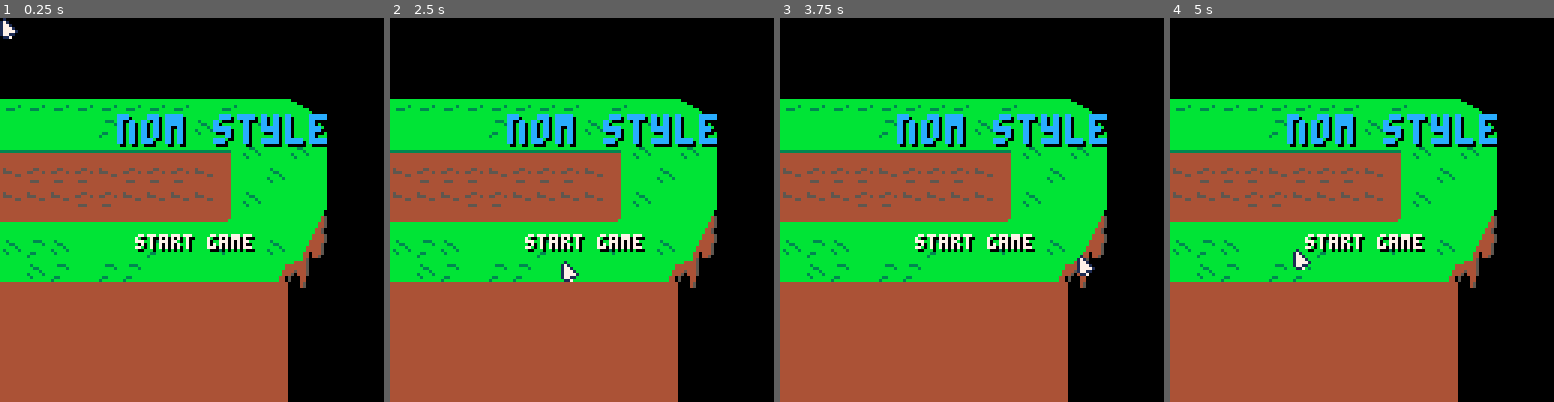
Above: before the commit, frames 1-4 (left to right).
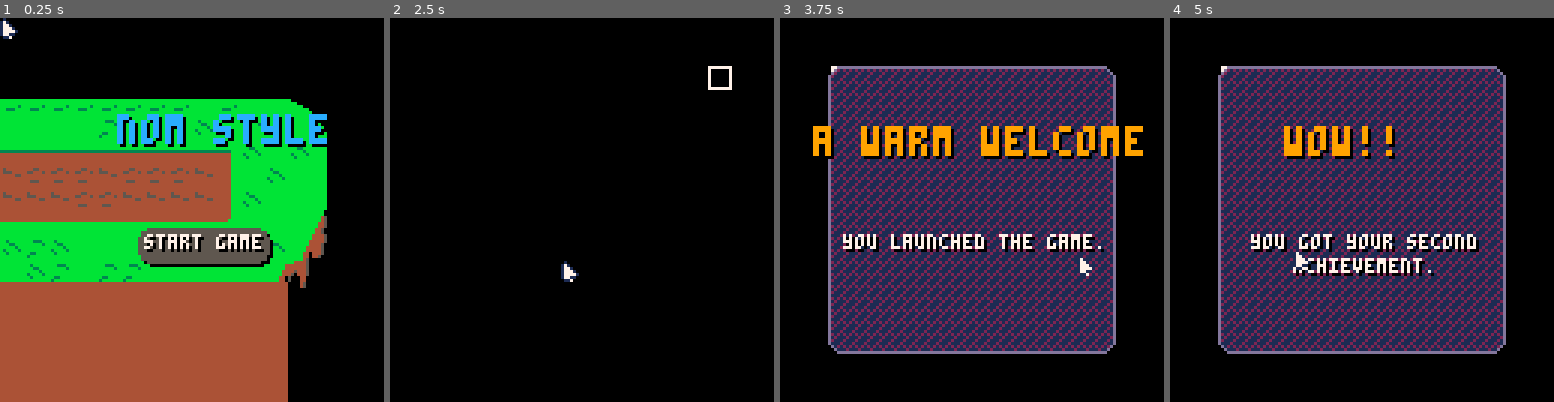
Above: after the commit, the same moments.

Repository: Mastoast/LDJam58
Game: PICO-8 cartridge ldjam58.p8
Same seed, same stepped clock (60 frames per second), same inputs: the game is played once before the commit and once after it.
Inputs (mouse positions are in pixels of both pictures, inside the frame that each line leads up to):
- Up to frame 1 (0.25 s): no input
- Up to frame 2 (2.5 s): tap X (X key) at 0.33, 1.07, 1.85 s; click (670, 121) at 0.67 s; click (436, 267) at 1.22 s; click (497, 114) at 1.77 s; click (562, 259) at 2.32 s
- Up to frame 3 (3.75 s): click (1014, 106) at 2.87 s; tap X (X key) at 2.97 s; click (1075, 256) at 3.42 s
- Up to frame 4 (5 s): click (1231, 102) at 3.97 s; tap X (X key) at 4.08 s; click (1292, 248) at 4.52 s

The runs differ from the first frame. In frame 1, 3.1% of the frame differs, in the area x 35-72%, y 54-65%; in frame 2, 62%; in frame 3, 73%; in frame 4, 73%, in the area x 0-88%, y 12-100%.

Commit message:
Add button

Diff:
--- a/main.lua
+++ b/main.lua
@@ -17,7 +17,7 @@
     init_main_menu()
     init_achievements_menu()
     init_options_menu()
-    mouse = create(cursor, -120, -120)
+    mouse = create(cursor, -500, -500)
     printh("NEW RUN ===================")
 end
 
--- a/menu.lua
+++ b/menu.lua
@@ -16,11 +16,11 @@
     title.is_centered = true
     title.color = 12
     title:init()
-    local start = create(text, x + 64, y + 72)
-    start.text = "start game"
-    start.is_centered = true
-    start:init()
-    start.on_click = move_to_main_menu
+    local startbtn = create(button, x + 48, y + 72)
+    startbtn.text = "start game"
+    startbtn.is_centered = false
+    startbtn:init()
+    startbtn.on_click = move_to_main_menu
 end
 
 function init_main_menu()
--- a/objects.lua
+++ b/objects.lua
@@ -5,21 +5,7 @@
     rectfill(self.x, self.y, self.x + self.hit_w - 1, self.y + self.hit_h - 1, self.color)
 end
 
-clickable = new_type(0)
-clickable.spr = nil
-clickable.solid = false
-
-function clickable.update(self)
-end
-
-function clickable.draw(self)
-    object.draw(self)
-end
-
-function clickable.on_hover(self) end
-function clickable.on_click(self) end
-
-text = new_type(0, clickable)
+text = new_type(0)
 text.spr = nil
 text.solid = false
 text.text = ""
@@ -35,10 +21,6 @@
         self.hit_x = - (#self.text)*2
     end
     self.hit_y = -2
-end
-
-function text.update(self)
-    clickable.update(self)
 end
 
 function text.draw(self)
@@ -58,7 +40,34 @@
     end
 end
 
-checkbox = new_type(35, clickable)
+button = new_type(0)
+button.spr = nil
+button.text = ""
+button.is_centered = false
+button.c = 5
+button.sc = 13
+button.ctxt = 7
+button.margin = 2
+button.hover = false
+
+function button.init(self)
+    self.hit_h = 8 + self.margin*2
+    self.hit_w = #self.text*4 + self.margin*2
+    if self.is_centered then
+        self.hit_x = - (#self.text)*2
+    end
+    self.hit_y = -2
+end
+
+function button.draw(self)
+    local color = self.hover and self.sc or self.c
+    rrectfill(self.x - self.margin + 1, self.y - self.margin + 1, self.hit_w, self.hit_h, 3, 0)
+    rrectfill(self.x - self.margin, self.y - self.margin, self.hit_w, self.hit_h, 3, color)
+    print(self.text, self.x + 1, self.y + 1, 0)
+    print(self.text, self.x, self.y, self.ctxt)
+end
+
+checkbox = new_type(35)
 checkbox.checked = false
 checkbox.color = 7
 
